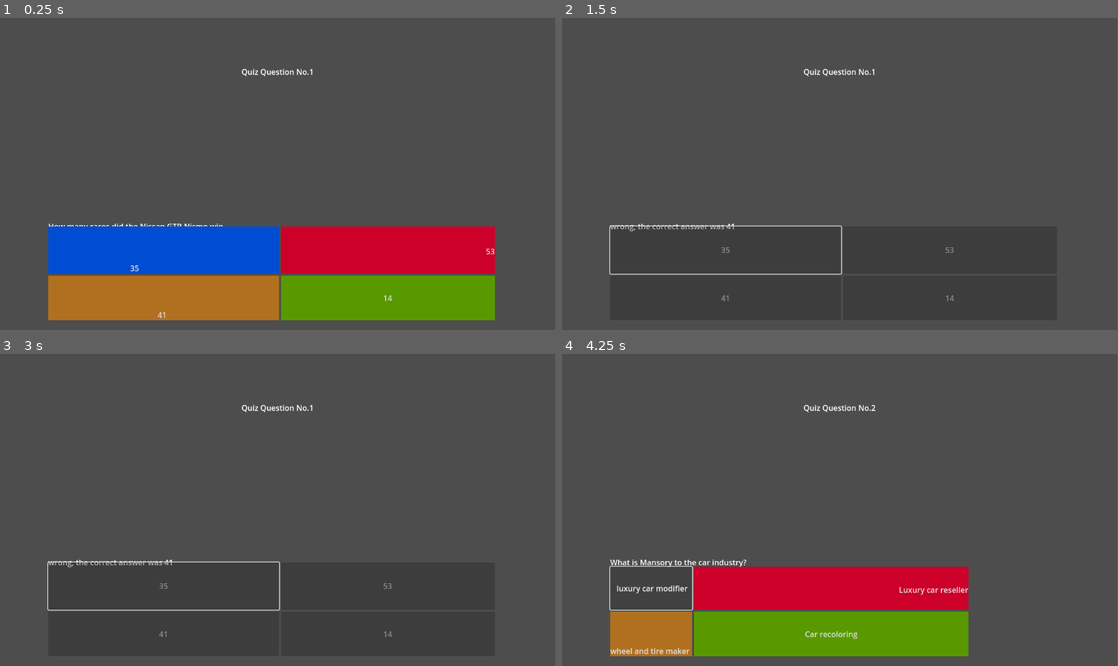
Above: before the commit, frames 1-4 (two rows, left to right).
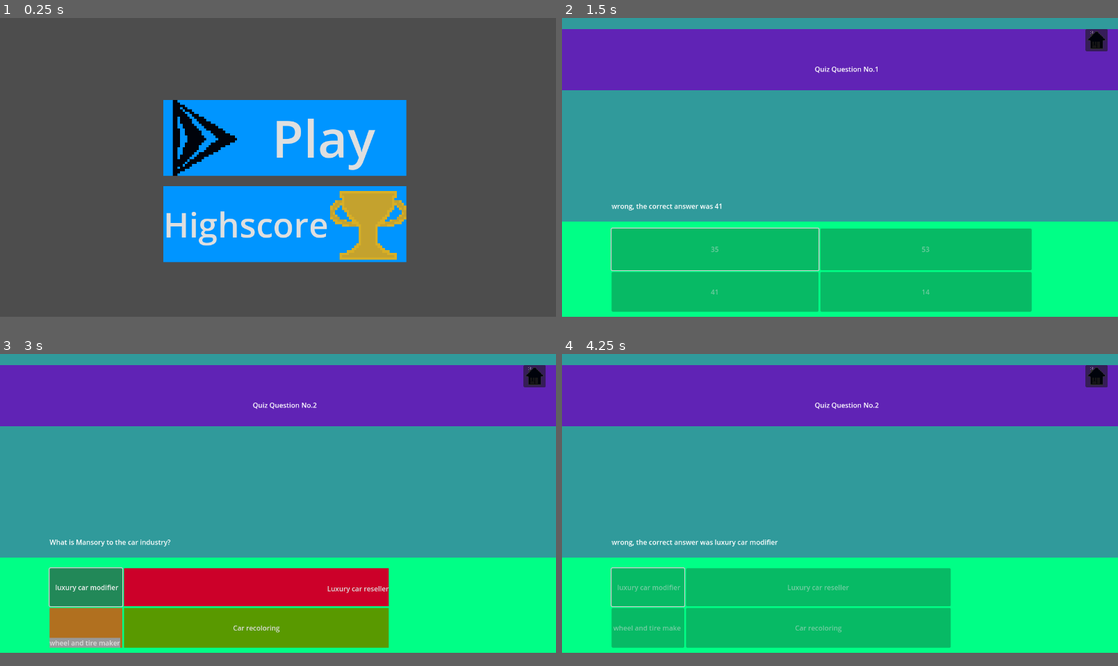
Above: after the commit, the same moments.

Repository: mahalb45/quizgame
Game: Godot game, scene res://control.tscn
The game is run twice, just before and just after one commit, with the same random seed, the same clock (stepped at 60 frames per second) and the same inputs. Before the commit the project starts from res://quiz_scene.tscn.
Inputs (mouse positions are in pixels of both pictures, inside the frame that each line leads up to):
- Up to frame 1 (0.25 s): no input
- Up to frame 2 (1.5 s): click "35" (after the commit: "Play") at 0.5 s; click (717, 258) at 1.25 s, where only the run after the commit has a clickable "35"
- Up to frame 3 (3 s): tap Enter at 2 s; tap Space at 2.75 s
- Up to frame 4 (4.25 s): click (645, 597) at 3.5 s, where only the run after the commit has a clickable "luxury car modifier"
In our replay, the window is 799x449 before the commit and 800x430 after it. These sizes can differ from the game's own. Grey fills any space a smaller window leaves; there, only what the larger window draws over its background counts as a difference.

The runs differ from the first frame. In frame 1, 40% of the frame differs, in the area x 8-90%, y 16-97%; in frame 2, 96%; in frame 3, 96%; in frame 4, 96%, in the area x 0-100%, y 0-97%.

Commit message:
Most of the work completed

Diff:
--- /dev/null
+++ b/Menu.gd
@@ -0,0 +1,21 @@
+extends Control
+
+
+
+var game = preload ("res://quiz_scene.tscn")
+var game2 = preload ("res://hishscores.tscn")
+
+# Called every frame. 'delta' is the elapsed time since the previous frame.
+func _process(delta: float) -> void:
+	pass
+
+
+
+
+
+func _on_button_pressed() -> void:
+	get_tree().change_scene_to_file("res://quiz_scene.tscn")
+
+
+func _on_button_2_pressed() -> void:
+	get_tree().change_scene_to_file("res://hishscores.tscn")
--- a/Questions.gd
+++ b/Questions.gd
@@ -1,6 +1,9 @@
 extends Node
 var score = 0
-
+var high = 0
+var high2 = 0
+var high3 = 0
+var placeholder = 0
 var questions = {
 	1:["What is the country that ferrari came from", "france"," spain", "germany", "Italy", "Italy", null],
 	2:["What is the country that Lamborghini came from", "france"," spain", "germany", "Italy", "Italy", null],
@@ -10,7 +13,7 @@
 	6:["How many races did the Nissan GTR Nismo win", "35", "53", "41", "14", "41", null],
 	7:["Which car manufacturer has the most Endurance race wins", "Mclaren", "Ferrari", "Porsche", "Nissan", "Porsche", null],
 	8:["What is the fastest road legal car?", "Bugatti Chiron Pur Sport", "Koenigsegg Agera RS", "Mclaren P1", "Ferrari La Ferrari", "Koenigsegg Agera RS", null],
-	9:["What luxury British automobile brand was purchased by Tata motors in 2008?", "Jaguar", "Mini Cooper", "Rolls Royce", "Aston Martin", "Jaguar", null],
+	9:["What luxury British automobile brand was purchased by by Tata motors in 2008?", "Jaguar", "Mini Cooper", "Rolls Royce", "Aston Martin", "Jaguar", null],
 	10:["What is the name for the unit of measurement of power that is roughly equal to 746 watts?", "Kelowatts", "Megawatts", "Horsepower", "Pigpower", "Horsepower", null],
 	11:["When found on a vehicle’s speedometer, what do the letters MPH stand for?", "Motors Per Hoursepower", "Miles Per Hour", "Motors Post Horsepower", "Monkeys Per Hour", "Miles Per Hour", null],
 	12:["What does the acronym for BMW stand for?", "Bavarian Motor Works (Bayerische Motoren Werke)", "Barbarian Motor WORKS", "Bolocks Motor Works", "Baymans Motor Works (Bayerische Motoren Werke)", "Bavarian Motor Works (Bayerische Motoren Werke)", null],
--- /dev/null
+++ b/control.tscn
@@ -0,0 +1,46 @@
+[gd_scene load_steps=5 format=3 uid="uid://c3nxx7trgbnpt"]
+
+[ext_resource type="Script" path="res://Menu.gd" id="1_m74t8"]
+[ext_resource type="Texture2D" uid="uid://y4v8q4gqrtue" path="res://New Piskel (2).png" id="2_tpxe2"]
+[ext_resource type="Texture2D" uid="uid://cbsiu7ycttwf6" path="res://New Piskel (3).png" id="3_ep686"]
+
+[sub_resource type="StyleBoxFlat" id="StyleBoxFlat_g54ux"]
+bg_color = Color(0, 0.584314, 1, 1)
+
+[node name="Control" type="Control"]
+layout_mode = 3
+anchors_preset = 15
+anchor_right = 1.0
+anchor_bottom = 1.0
+grow_horizontal = 2
+grow_vertical = 2
+script = ExtResource("1_m74t8")
+
+[node name="Button" type="Button" parent="."]
+layout_mode = 0
+offset_left = 382.0
+offset_top = 192.0
+offset_right = 950.0
+offset_bottom = 370.0
+theme_override_font_sizes/font_size = 120
+theme_override_styles/normal = SubResource("StyleBoxFlat_g54ux")
+text = "Play"
+icon = ExtResource("2_tpxe2")
+expand_icon = true
+
+[node name="Button2" type="Button" parent="."]
+layout_mode = 0
+offset_left = 382.0
+offset_top = 394.0
+offset_right = 950.0
+offset_bottom = 572.0
+theme_override_font_sizes/font_size = 80
+theme_override_styles/normal = SubResource("StyleBoxFlat_g54ux")
+text = "Highscore"
+icon = ExtResource("3_ep686")
+icon_alignment = 2
+expand_icon = true
+
+[connection signal="button_down" from="Button" to="." method="_on_button_button_down"]
+[connection signal="pressed" from="Button" to="." method="_on_button_pressed"]
+[connection signal="pressed" from="Button2" to="." method="_on_button_2_pressed"]
--- /dev/null
+++ b/hishscores.gd
@@ -0,0 +1,17 @@
+extends Control
+
+
+var game2 = preload ("res://control.tscn")
+
+# Called when the node enters the scene tree for the first time.
+func _ready() -> void:
+	pass # Replace with function body.
+
+
+# Called every frame. 'delta' is the elapsed time since the previous frame.
+func _process(delta: float) -> void:
+	pass
+
+
+func _on_button_pressed() -> void:
+	get_tree().change_scene_to_file("res://control.tscn")
--- /dev/null
+++ b/hishscores.tscn
@@ -0,0 +1,70 @@
+[gd_scene load_steps=8 format=3 uid="uid://dyqueqo8s4mv5"]
+
+[ext_resource type="Script" path="res://hishscores.gd" id="1_lfdx2"]
+[ext_resource type="Texture2D" uid="uid://b38uwvjxm6l3f" path="res://new piskelllll.png" id="2_si6s3"]
+[ext_resource type="Script" path="res://rich_text_label.gd" id="3_621rq"]
+[ext_resource type="Texture2D" uid="uid://cbsiu7ycttwf6" path="res://New Piskel (3).png" id="3_rtlmu"]
+[ext_resource type="Script" path="res://rich_text_label_2.gd" id="4_2ibbp"]
+[ext_resource type="Script" path="res://rich_text_label_3.gd" id="5_r8gl2"]
+
+[sub_resource type="StyleBoxFlat" id="StyleBoxFlat_d3gxy"]
+bg_color = Color(0, 0.584314, 1, 1)
+
+[node name="Hishscores" type="Control"]
+layout_mode = 3
+anchors_preset = 15
+anchor_right = 1.0
+anchor_bottom = 1.0
+grow_horizontal = 2
+grow_vertical = 2
+script = ExtResource("1_lfdx2")
+
+[node name="Button" type="Button" parent="."]
+layout_mode = 0
+offset_left = 380.0
+offset_top = 497.0
+offset_right = 948.0
+offset_bottom = 675.0
+theme_override_font_sizes/font_size = 120
+theme_override_styles/normal = SubResource("StyleBoxFlat_d3gxy")
+text = "back"
+icon = ExtResource("2_si6s3")
+expand_icon = true
+
+[node name="RichTextLabel" type="Label" parent="."]
+layout_mode = 0
+offset_left = 576.0
+offset_top = 132.0
+offset_right = 838.0
+offset_bottom = 287.0
+theme_override_font_sizes/font_size = 100
+text = "1: 0"
+script = ExtResource("3_621rq")
+
+[node name="RichTextLabel2" type="Label" parent="."]
+layout_mode = 0
+offset_left = 785.0
+offset_top = 381.0
+offset_right = 1047.0
+offset_bottom = 536.0
+theme_override_font_sizes/font_size = 100
+text = "2: 0"
+script = ExtResource("4_2ibbp")
+
+[node name="RichTextLabel3" type="Label" parent="."]
+layout_mode = 0
+offset_left = 356.0
+offset_top = 381.0
+offset_right = 618.0
+offset_bottom = 536.0
+theme_override_font_sizes/font_size = 100
+text = "3: 0"
+script = ExtResource("5_r8gl2")
+
+[node name="NewPiskel(3)" type="Sprite2D" parent="."]
+z_index = -2
+position = Vector2(666, 300)
+scale = Vector2(11.8125, 11.8125)
+texture = ExtResource("3_rtlmu")
+
+[connection signal="pressed" from="Button" to="." method="_on_button_pressed"]
--- a/project.godot
+++ b/project.godot
@@ -11,10 +11,20 @@
 [application]
 
 config/name="QuizGame"
-run/main_scene="res://quiz_scene.tscn"
+run/main_scene="res://control.tscn"
 config/features=PackedStringArray("4.3", "Forward Plus")
 config/icon="res://icon.svg"
 
 [autoload]
 
 Questions="*res://Questions.gd"
+
+[display]
+
+window/size/viewport_width=1300
+window/size/viewport_height=700
+window/size/resizable=false
+
+[rendering]
+
+textures/canvas_textures/default_texture_filter=0
--- a/quiz_scene.gd
+++ b/quiz_scene.gd
@@ -1,4 +1,5 @@
 extends CanvasLayer
+
 
 @onready var button: Button = $MarginContainer/GridContainer/Button
 @onready var button_2: Button = $MarginContainer/GridContainer/Button2
@@ -9,10 +10,12 @@
 @onready var quiz_text: Label = $MarginContainer/VBoxContainer/Label2
 @onready var quiz_image: TextureRect = $MarginContainer/VBoxContainer/TextureRect
 @onready var buttons = [button,button_2,button_3,button_4]
+
 var quiz_num = 0
 var question
 var answer
 var score = 0
+
 
 func _ready():
 	next_question()
@@ -24,15 +27,31 @@
 	else:
 		quiz_text.text = "wrong, the correct answer was " + answer
 
-	await get_tree().create_timer(3).timeout
+	await get_tree().create_timer(1.5).timeout
 	next_question()
 
 
 
 func next_question():
 	question = Questions.get_questions()
-	if question == null:
-		print("end of game")
+	if question == null or quiz_num == 10:
+		quiz_number.text = "End of game, " + "you got " + str(Questions.score) + "/10"
+		if Questions.score > Questions.high:
+			Questions.placeholder = Questions.high
+			Questions.high = Questions.score
+			Questions.score = Questions.high2
+			Questions.high2 = Questions.placeholder
+			Questions.high3 = Questions.score
+		elif Questions.score > Questions.high2:
+			Questions.placeholder = Questions.high2
+			Questions.high2 = Questions.score
+			Questions.high3 = Questions.placeholder
+		elif Questions.score > Questions.high3:
+			Questions.high3 = score
+		else:
+			pass
+
+			get_tree().emit_signal("sui")
 		return
 		pass
 
@@ -46,7 +65,6 @@
 	quiz_image.texture = question[6]
 	enable_buttons()
 
-
 func disable_buttons():
 	button.set_disabled(true)
 	button_2.set_disabled(true)
@@ -58,6 +76,7 @@
 	button_2.set_disabled(false)
 	button_3.set_disabled(false)
 	button_4.set_disabled(false)
+
 
 
 
@@ -78,3 +97,7 @@
 func _on_button_4_pressed() -> void:
 	disable_buttons()
 	check_answer(button_4.text)
+
+
+func _on_quit_pressed() -> void:
+	get_tree().change_scene_to_file("res://control.tscn")
--- a/quiz_scene.tscn
+++ b/quiz_scene.tscn
@@ -1,23 +1,24 @@
-[gd_scene load_steps=6 format=3 uid="uid://cfa4b66watjoc"]
+[gd_scene load_steps=8 format=3 uid="uid://cfa4b66watjoc"]
 
 [ext_resource type="Script" path="res://quiz_scene.gd" id="1_4d3ne"]
+[ext_resource type="Texture2D" uid="uid://dnafgnpwn0l2c" path="res://New Piskel (1).png" id="2_x5pin"]
+[ext_resource type="Texture2D" uid="uid://cie0ol2mnh8rb" path="res://New Piskel-2.png.png" id="3_v4qms"]
 
 [sub_resource type="StyleBoxFlat" id="StyleBoxFlat_i23kr"]
 bg_color = Color(0, 0.301961, 0.827451, 1)
-border_width_left = 170
+border_width_left = 175
 border_width_top = 75
 border_width_right = 290
 border_color = Color(0, 0.301961, 0.827451, 1)
 
 [sub_resource type="StyleBoxFlat" id="StyleBoxFlat_3vmcq"]
 bg_color = Color(0.8, 0, 0.160784, 1)
-border_width_left = 425
+border_width_left = 475
 border_width_top = 36
 border_width_bottom = 30
 border_color = Color(0.8, 0, 0.160784, 1)
 
 [sub_resource type="StyleBoxFlat" id="StyleBoxFlat_cc4n7"]
-bg_color = Color(0.694118, 0.439216, 0.121569, 1)
 border_width_top = 70
 border_width_right = 5
 border_color = Color(0.69398, 0.440507, 0.121572, 1)
@@ -33,6 +34,10 @@
 anchors_preset = 15
 anchor_right = 1.0
 anchor_bottom = 1.0
+offset_left = 16.0
+offset_top = 8.0
+offset_right = 16.0
+offset_bottom = 8.0
 grow_horizontal = 2
 grow_vertical = 2
 theme_override_constants/margin_left = 100
@@ -67,20 +72,39 @@
 [node name="Button" type="Button" parent="MarginContainer/GridContainer"]
 layout_mode = 2
 theme_override_styles/normal = SubResource("StyleBoxFlat_i23kr")
+icon_alignment = 1
 
 [node name="Button2" type="Button" parent="MarginContainer/GridContainer"]
 layout_mode = 2
 theme_override_styles/normal = SubResource("StyleBoxFlat_3vmcq")
+icon_alignment = 1
 
 [node name="Button3" type="Button" parent="MarginContainer/GridContainer"]
 layout_mode = 2
 theme_override_styles/normal = SubResource("StyleBoxFlat_cc4n7")
+icon_alignment = 1
 
 [node name="Button4" type="Button" parent="MarginContainer/GridContainer"]
 layout_mode = 2
 theme_override_styles/normal = SubResource("StyleBoxFlat_s383o")
+icon_alignment = 1
+
+[node name="NewPiskel" type="Sprite2D" parent="."]
+z_index = -91
+position = Vector2(611, 346)
+scale = Vector2(5.59863, 5.70703)
+texture = ExtResource("2_x5pin")
+
+[node name="Quit" type="Button" parent="."]
+offset_left = 1224.0
+offset_top = 26.0
+offset_right = 1276.0
+offset_bottom = 78.0
+icon = ExtResource("3_v4qms")
+expand_icon = true
 
 [connection signal="pressed" from="MarginContainer/GridContainer/Button" to="." method="_on_button_pressed"]
 [connection signal="pressed" from="MarginContainer/GridContainer/Button2" to="." method="_on_button_2_pressed"]
 [connection signal="pressed" from="MarginContainer/GridContainer/Button3" to="." method="_on_button_3_pressed"]
 [connection signal="pressed" from="MarginContainer/GridContainer/Button4" to="." method="_on_button_4_pressed"]
+[connection signal="pressed" from="Quit" to="." method="_on_quit_pressed"]
--- /dev/null
+++ b/rich_text_label.gd
@@ -0,0 +1,14 @@
+extends Label
+
+
+const quiz = preload("res://quiz_scene.gd")
+
+
+# Called when the node enters the scene tree for the first time.
+func _ready() -> void:
+	pass # Replace with function body.
+
+
+# Called every frame. 'delta' is the elapsed time since the previous frame.
+func _process(delta: float) -> void:
+	text = "1: " + str(Questions.high)
--- /dev/null
+++ b/rich_text_label_2.gd
@@ -0,0 +1,14 @@
+extends Label
+
+
+const quiz = preload("res://quiz_scene.gd")
+
+
+# Called when the node enters the scene tree for the first time.
+func _ready() -> void:
+	pass # Replace with function body.
+
+
+# Called every frame. 'delta' is the elapsed time since the previous frame.
+func _process(delta: float) -> void:
+	text = "2: " + str(Questions.high2)
--- /dev/null
+++ b/rich_text_label_3.gd
@@ -0,0 +1,14 @@
+extends Label
+
+
+const quiz = preload("res://quiz_scene.gd")
+
+
+# Called when the node enters the scene tree for the first time.
+func _ready() -> void:
+	pass # Replace with function body.
+
+
+# Called every frame. 'delta' is the elapsed time since the previous frame.
+func _process(delta: float) -> void:
+	text = "3: " + str(Questions.high3)
Binary file added: New Piskel (1).png
Not shown, added: New Piskel (1).png.import
Binary file added: New Piskel (2).png
Not shown, added: New Piskel (2).png.import
Binary file added: New Piskel (3).png
Not shown, added: New Piskel (3).png.import
Binary file added: New Piskel (4).png
Not shown, added: New Piskel (4).png.import
Binary file added: New Piskel-2.png.png
Not shown, added: New Piskel-2.png.png.import
Binary file added: New Piskel.png
Not shown, added: New Piskel.png.import
(and 7 more such lines)
